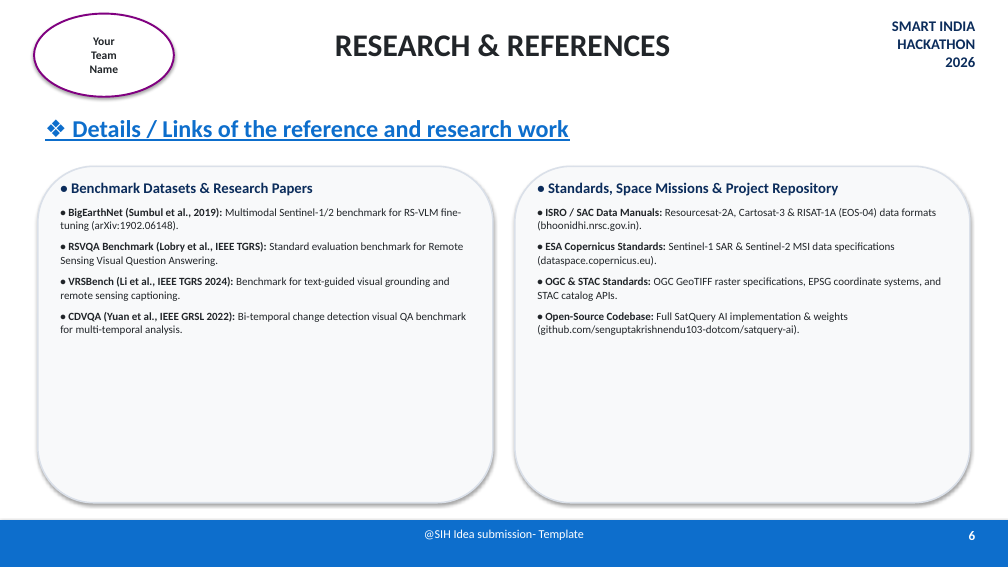
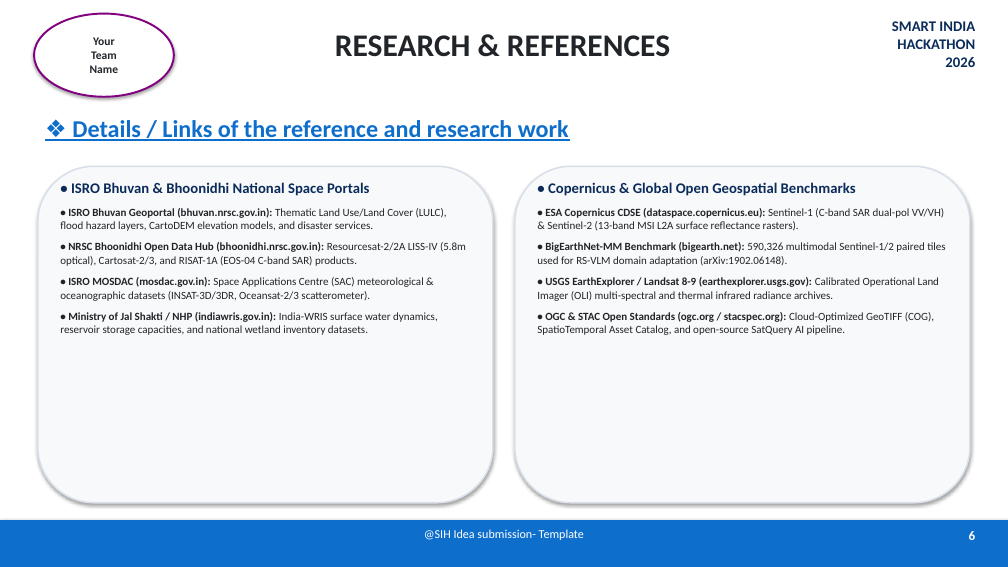
Before and after one commit to senguptakrishnendu103-dotcom/satquery-ai, a slide deck: slide 6 of SatQuery_AI_SIH26167_Official_6Slides.pptx. Drawn at 1008x567 pixels with LibreOffice and Linux fonts; fonts in the diff are those of the drawing. Boxes give left, top, right and bottom in pixels: in the first picture for what was removed or moved away, otherwise in the second. Text is boxed around its words. In the diff, an @@ line names an element or a change of style, - is before the commit and + after.

```diff
--- a/SatQuery_AI_SIH26167_Official_6Slides.pptx
+++ b/SatQuery_AI_SIH26167_Official_6Slides.pptx
@@ text at [60,182,466,335]: text changed @@
-• Benchmark Datasets & Research Papers
-• BigEarthNet (Sumbul et al., 2019): Multimodal Sentinel-1/2 benchmark for RS-VLM fine-tuning (arXiv:1902.06148).
-• RSVQA Benchmark (Lobry et al., IEEE TGRS): Standard evaluation benchmark for Remote Sensing Visual Question Answering.
-• VRSBench (Li et al., IEEE TGRS 2024): Benchmark for text-guided visual grounding and remote sensing captioning.
-• CDVQA (Yuan et al., IEEE GRSL 2022): Bi-temporal change detection visual QA benchmark for multi-temporal analysis.
+• ISRO Bhuvan & Bhoonidhi National Space Portals
+• ISRO Bhuvan Geoportal (bhuvan.nrsc.gov.in): Thematic Land Use/Land Cover (LULC), flood hazard layers, CartoDEM elevation models, and disaster services.
+• NRSC Bhoonidhi Open Data Hub (bhoonidhi.nrsc.gov.in): Resourcesat-2/2A LISS-IV (5.8m optical), Cartosat-2/3, and RISAT-1A (EOS-04 C-band SAR) products.
+• ISRO MOSDAC (mosdac.gov.in): Space Applications Centre (SAC) meteorological & oceanographic datasets (INSAT-3D/3DR, Oceansat-2/3 scatterometer).
+• Ministry of Jal Shakti / NHP (indiawris.gov.in): India-WRIS surface water dynamics, reservoir storage capacities, and national wetland inventory datasets.
@@ text at [537,182,945,335]: text changed @@
-• Standards, Space Missions & Project Repository
-• ISRO / SAC Data Manuals: Resourcesat-2A, Cartosat-3 & RISAT-1A (EOS-04) data formats (bhoonidhi.nrsc.gov.in).
-• ESA Copernicus Standards: Sentinel-1 SAR & Sentinel-2 MSI data specifications (dataspace.copernicus.eu).
-• OGC & STAC Standards: OGC GeoTIFF raster specifications, EPSG coordinate systems, and STAC catalog APIs.
-• Open-Source Codebase: Full SatQuery AI implementation & weights (github.com/senguptakrishnendu103-dotcom/satquery-ai).
+• Copernicus & Global Open Geospatial Benchmarks
+• ESA Copernicus CDSE (dataspace.copernicus.eu): Sentinel-1 (C-band SAR dual-pol VV/VH) & Sentinel-2 (13-band MSI L2A surface reflectance rasters).
+• BigEarthNet-MM Benchmark (bigearth.net): 590,326 multimodal Sentinel-1/2 paired tiles used for RS-VLM domain adaptation (arXiv:1902.06148).
+• USGS EarthExplorer / Landsat 8-9 (earthexplorer.usgs.gov): Calibrated Operational Land Imager (OLI) multi-spectral and thermal infrared radiance archives.
+• OGC & STAC Open Standards (ogc.org / stacspec.org): Cloud-Optimized GeoTIFF (COG), SpatioTemporal Asset Catalog, and open-source SatQuery AI pipeline.
```
Also in this commit, not shown: 3 other files.
